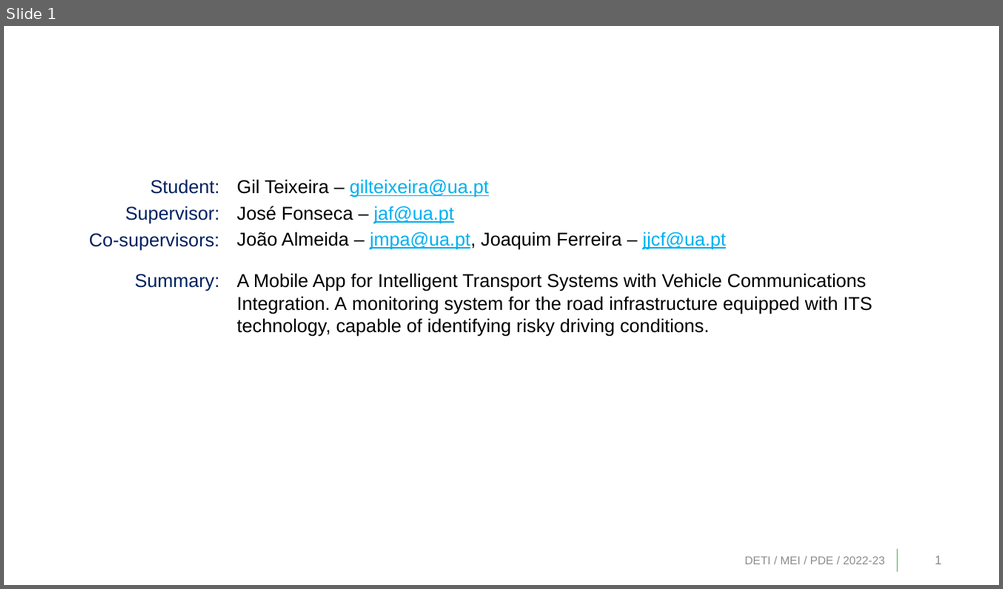
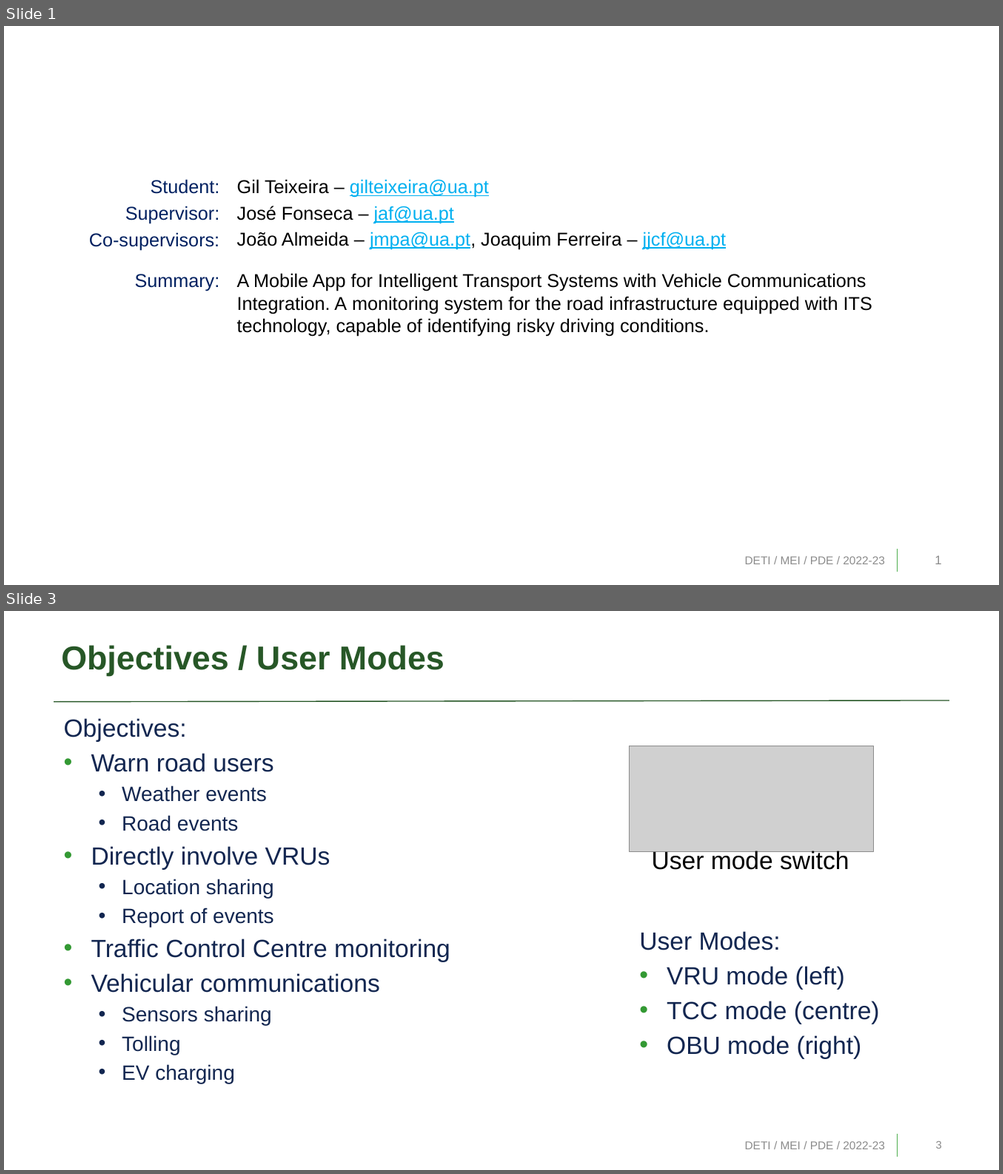
Before and after one commit to bearkillerPT/Dissertation, a slide deck: PDE_PreDissertation.pptx. Shown one above the other, each under a label of ours: slide 1 before the commit, slides 1 and 3 after it; the slides between them are not shown. The pictures are 1003x589 and 1003x1174 pixels, drawn with LibreOffice and Linux fonts; fonts in the diff are those of the drawing; grey boxes stand for pictures; background and template pictures are left out. Boxes give left, top, right and bottom in pixels: in the first picture for what was removed or moved away, otherwise in the second. Text is boxed around its words. In the diff, an @@ line names an element or a change of style, - is before the commit and + after.

```diff
--- a/PDE_PreDissertation.pptx
+++ b/PDE_PreDissertation.pptx
@@ slide 3 added at box(4, 611, 999, 1170), background #FFFFFF; not listed: 1 template element that a slide beside it also shows @@
@@ title added at box(61, 645, 444, 676), 32 pt, text #275727, bold @@
+Objectives / User Modes
@@ line added from (54, 702) to (949, 701), #275727 1 pt @@
@@ text added at box(64, 718, 450, 1084), 24 pt, text #132650 @@
+Objectives:
+• Warn road users
+  • Weather events
+  • Road events
+• Directly involve VRUs
+  • Location sharing
+  • Report of events
+• Traffic Control Centre monitoring
+• Vehicular communications
+  • Sensors sharing
+  • Tolling
+  • EV charging
@@ picture added at box(629, 746, 874, 852) @@
@@ text added at box(652, 849, 848, 870), 24 pt, text #000000 @@
+User mode switch
@@ text added at box(639, 931, 879, 1059), 24 pt, text #132650 @@
+User Modes:
+• VRU mode (left)
+• TCC mode (centre)
+• OBU mode (right)
@@ text added at box(745, 1142, 885, 1150), 11 pt, text #8C8C8C @@
+DETI / MEI / PDE / 2022-23
@@ page number added at box(936, 1142, 942, 1149), 10.5 pt, text #898989 @@
+3
```
Also in this commit, not shown: 1 slide changed, 7 other slides added, 1 slide removed, 2 other files.
